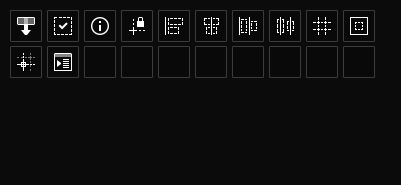
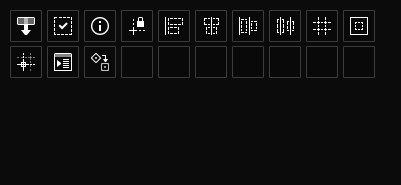
Layer changes from the first 401x185 image to the second:
added group "correctvalues" with 7 layers in group "proptool" over [91, 53, 109, 71]
added layer "Rounded Rectangle 2" in group "correctvalues" over [102, 55, 108, 62]
added layer "Rounded Rectangle 1" (1st of 2, in "proptool" › "correctvalues") in group "correctvalues" over [91, 53, 101, 63]
added layer "Rounded Rectangle 1" (2nd of 2, in "proptool" › "correctvalues") (75%) in group "correctvalues" over [101, 63, 109, 71]
